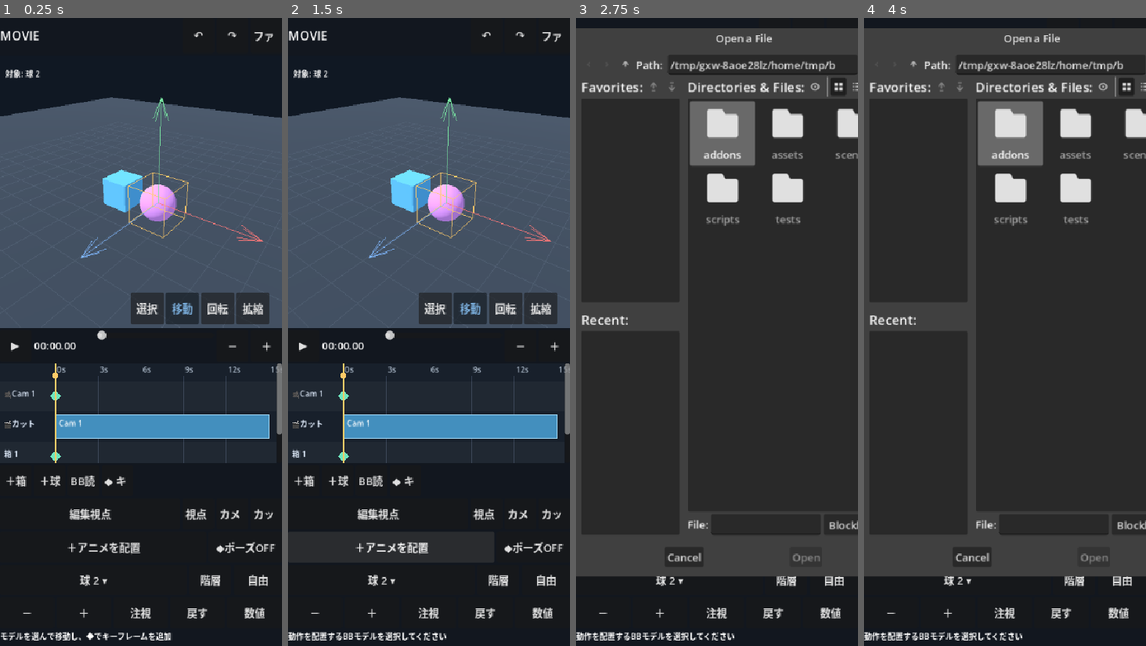
Above: before the commit, frames 1-4 (left to right).
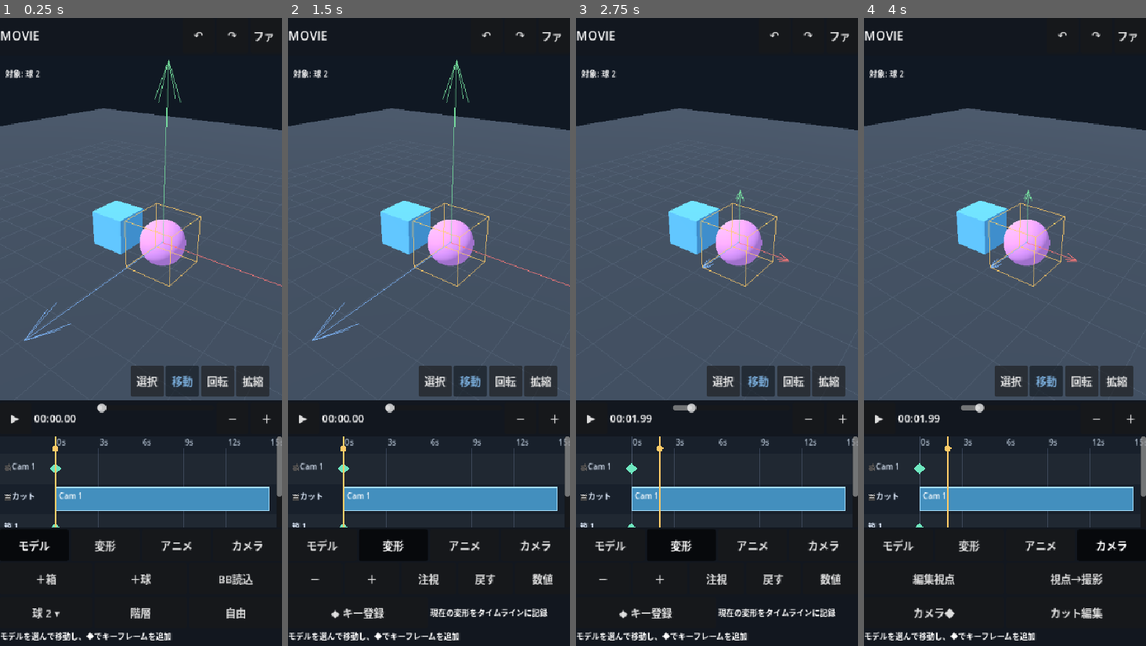
Above: after the commit, the same moments.

Repository: shejklgaia-png/movie_creater
Game: Godot game, scene res://scenes/editor.tscn
Same seed, same stepped clock (60 frames per second), same inputs: the game is played once before the commit and once after it.
Inputs (mouse positions are in pixels of both pictures, inside the frame that each line leads up to):
- Up to frame 1 (0.25 s): no input
- Up to frame 2 (1.5 s): click (321, 545) at 0.5 s, where only the run after the commit has a clickable "モデル"; click (392, 545) at 1.25 s, where only the run after the commit has a clickable "変形"
- Up to frame 3 (2.75 s): click (660, 482) at 2 s, where only the run before the commit has a clickable "BB読込"
- Up to frame 4 (4 s): click (1041, 545) at 2.75 s, where only the run after the commit has a clickable "アニメ"; click (1112, 545) at 3.5 s, where only the run after the commit has a clickable "カメラ"

The runs differ from the first frame. In frame 1, 27% of the frame differs, in the area x 0-100%, y 6-96%; in frame 2, 29%; in frame 3, 71%, in the area x 0-100%, y 1-100%; in frame 4, 70%.

Commit message:
縦画面UIを4カテゴリに整理して操作欄のはみ出しを解消 (#22)
* Group portrait editor actions by model, transform, animation and camera tabs

* Cover all portrait categories at 320, 360 and 432 pixel widths

Diff:
--- a/scripts/editor.gd
+++ b/scripts/editor.gd
@@ -64,6 +64,10 @@
 var is_project_loading := false
 var tl_zoom_buttons: Array[Button] = []
 var tl_zoom_label: Label
+# A single compact, two-row action panel is visible at a time on phones.
+var category_pages: Dictionary = {}
+var category_buttons: Dictionary = {}
+var active_category := "モデル"
 var bb_assets: Dictionary = {}
 var picker_overlay: Control
 var picker_list: VBoxContainer
@@ -158,7 +162,7 @@
 
     preview_panel = Control.new()
     preview_panel.size_flags_vertical = Control.SIZE_EXPAND_FILL
-    preview_panel.custom_minimum_size = Vector2(0, 230)
+    preview_panel.custom_minimum_size = Vector2(0, 180)
     layout.add_child(preview_panel)
     preview_box = SubViewportContainer.new()
     preview_box.stretch = true
@@ -237,7 +241,7 @@
     _make_button(playback, "＋", func(): _change_timeline_zoom(1))
 
     timeline_scroll = ScrollContainer.new()
-    timeline_scroll.custom_minimum_size = Vector2(0, 152)
+    timeline_scroll.custom_minimum_size = Vector2(0, 140)
     timeline_scroll.size_flags_horizontal = Control.SIZE_EXPAND_FILL
     timeline_scroll.horizontal_scroll_mode = ScrollContainer.SCROLL_MODE_DISABLED
     dock.add_child(timeline_scroll)
@@ -250,45 +254,49 @@
     timeline.clip_dragged.connect(_timeline_bar_dragged)
     timeline.vertical_pan_requested.connect(_timeline_vertical_pan)
 
-    var add_row := HBoxContainer.new()
-    dock.add_child(add_row)
-    _make_button(add_row, "＋箱", func(): _add_object("box"))
-    _make_button(add_row, "＋球", func(): _add_object("sphere"))
-    _make_button(add_row, "BB読込", _choose_bbmodel)
-    _make_button(add_row, "◆ キー登録", _insert_key)
-    var camera_row := HBoxContainer.new()
-    dock.add_child(camera_row)
-    camera_view_button = _make_button(camera_row, "編集視点", _toggle_camera_view)
-    camera_view_button.size_flags_horizontal = Control.SIZE_EXPAND_FILL
-    _make_button(camera_row, "視点→撮影", _copy_editor_to_shot)
-    _make_button(camera_row, "カメラ◆", _insert_camera_key)
-    _make_button(camera_row, "カット", _open_camera_menu)
-    var motion_row := HBoxContainer.new()
-    dock.add_child(motion_row)
-    motion_button = _make_button(motion_row, "＋アニメを配置", _open_motion_picker)
-    motion_button.size_flags_horizontal = Control.SIZE_EXPAND_FILL
-    motion_button.clip_text = true
-    motion_button.custom_minimum_size.x = 0
-    motion_button.tooltip_text = "読み込んだモデルのアニメーションを切り替え"
-    pose_record_button = _make_button(motion_row, "◆ポーズOFF", _toggle_pose_record)
-    pose_record_button.custom_minimum_size = Vector2(112, 48)
-    pose_record_button.clip_text = true
-    pose_record_button.tooltip_text = "ON: 選択関節の操作を現在時刻にキーフレーム記録"
-
-    var properties := HBoxContainer.new()
-    dock.add_child(properties)
-    selection = _make_button(properties, "モデル選択 ▾", _toggle_picker)
-    selection.size_flags_horizontal = Control.SIZE_EXPAND_FILL
-    selection.clip_text = true
-    selection.custom_minimum_size = Vector2(98, 46)
-    part_picker_button = _make_button(properties, "階層", _open_part_picker)
-    part_picker_button.custom_minimum_size = Vector2(64, 46)
-    axis_option = _make_button(properties, "自由", _cycle_axis)
-    axis_option.custom_minimum_size = Vector2(74, 46)
-    axis_option.clip_text = true
-
-    var nudge_row := HBoxContainer.new()
-    dock.add_child(nudge_row)
+    # Four bounded categories replace five permanently stacked toolbar rows.
+    # Buttons remain 48px high; only one page consumes vertical space.
+    var category_nav := HBoxContainer.new()
+    category_nav.add_theme_constant_override("separation", 4)
+    dock.add_child(category_nav)
+    var category_stack := VBoxContainer.new()
+    category_stack.name = "CategoryContent"
+    category_stack.custom_minimum_size = Vector2(0, 100)
+    category_stack.size_flags_horizontal = Control.SIZE_EXPAND_FILL
+    category_stack.add_theme_constant_override("separation", 0)
+    dock.add_child(category_stack)
+    for category in ["モデル", "変形", "アニメ", "カメラ"]:
+        var nav_button := _make_button(category_nav, category, _select_category.bind(category))
+        nav_button.size_flags_horizontal = Control.SIZE_EXPAND_FILL
+        nav_button.custom_minimum_size = Vector2(0, 48)
+        nav_button.toggle_mode = true
+        nav_button.focus_mode = Control.FOCUS_NONE
+        category_buttons[category] = nav_button
+        var page := VBoxContainer.new()
+        page.name = category
+        page.size_flags_horizontal = Control.SIZE_EXPAND_FILL
+        page.add_theme_constant_override("separation", 4)
+        category_stack.add_child(page)
+        category_pages[category] = page
+
+    # Model: creating/importing objects, selecting a model, and choosing joints.
+    var model_page: VBoxContainer = category_pages["モデル"]
+    var add_row := _category_row(model_page)
+    _category_action(add_row, "＋箱", func(): _add_object("box"))
+    _category_action(add_row, "＋球", func(): _add_object("sphere"))
+    _category_action(add_row, "BB読込", _choose_bbmodel)
+    var properties := _category_row(model_page)
+    selection = _category_action(properties, "モデル選択 ▾", _toggle_picker)
+    selection.custom_minimum_size.x = 98
+    part_picker_button = _category_action(properties, "階層", _open_part_picker)
+    part_picker_button.custom_minimum_size.x = 64
+    axis_option = _category_action(properties, "自由", _cycle_axis)
+    axis_option.custom_minimum_size.x = 74
+
+    # Transform: position/rotation/scale tools stay overlaid on the preview.
+    # The numeric and keyframe actions live together in this category.
+    var transform_page: VBoxContainer = category_pages["変形"]
+    var nudge_row := _category_row(transform_page)
     for action in [
         {"text":"－", "call":func(): _nudge(-1.0)},
         {"text":"＋", "call":func(): _nudge(1.0)},
@@ -296,9 +304,42 @@
         {"text":"戻す", "call":_reset_selected_transform},
         {"text":"数値", "call":_open_transform_inspector}
     ]:
-        var button := _make_button(nudge_row, str(action["text"]), action["call"])
-        button.size_flags_horizontal = Control.SIZE_EXPAND_FILL
-        button.custom_minimum_size.x = 0
+        _category_action(nudge_row, str(action["text"]), action["call"])
+    var key_row := _category_row(transform_page)
+    _category_action(key_row, "◆ キー登録", _insert_key)
+    var key_hint := Label.new()
+    key_hint.text = "現在の変形をタイムラインに記録"
+    key_hint.clip_text = true
+    key_hint.size_flags_horizontal = Control.SIZE_EXPAND_FILL
+    key_hint.vertical_alignment = VERTICAL_ALIGNMENT_CENTER
+    key_hint.add_theme_font_size_override("font_size", 12)
+    key_row.add_child(key_hint)
+
+    # Animation: clips and partial-joint pose capture.
+    var animation_page: VBoxContainer = category_pages["アニメ"]
+    var motion_row := _category_row(animation_page)
+    motion_button = _category_action(motion_row, "＋アニメ配置", _open_motion_picker)
+    motion_button.tooltip_text = "読み込んだモデルのアニメーションをタイムラインに追加"
+    pose_record_button = _category_action(motion_row, "◆ポーズOFF", _toggle_pose_record)
+    pose_record_button.tooltip_text = "ON: 選択関節の操作を現在時刻にキーフレーム記録"
+    var animation_hint := Label.new()
+    animation_hint.text = "バーをタップして再生範囲・使用関節を編集"
+    animation_hint.clip_text = true
+    animation_hint.size_flags_horizontal = Control.SIZE_EXPAND_FILL
+    animation_hint.custom_minimum_size.y = 48
+    animation_hint.vertical_alignment = VERTICAL_ALIGNMENT_CENTER
+    animation_hint.add_theme_font_size_override("font_size", 12)
+    animation_page.add_child(animation_hint)
+
+    # Camera: view control on one row, cut/key editing on the next.
+    var camera_page: VBoxContainer = category_pages["カメラ"]
+    var camera_view_row := _category_row(camera_page)
+    camera_view_button = _category_action(camera_view_row, "編集視点", _toggle_camera_view)
+    _category_action(camera_view_row, "視点→撮影", _copy_editor_to_shot)
+    var camera_key_row := _category_row(camera_page)
+    _category_action(camera_key_row, "カメラ◆", _insert_camera_key)
+    _category_action(camera_key_row, "カット編集", _open_camera_menu)
+    _select_category("モデル")
 
     status_label = Label.new()
     status_label.custom_minimum_size = Vector2(0, 24)
@@ -317,6 +358,29 @@
     autosave_timer.wait_time = 20.0
     autosave_timer.timeout.connect(_autosave_project)
     add_child(autosave_timer)
+
+func _category_row(page: Control) -> HBoxContainer:
+    var row := HBoxContainer.new()
+    row.size_flags_horizontal = Control.SIZE_EXPAND_FILL
+    row.add_theme_constant_override("separation", 4)
+    page.add_child(row)
+    return row
+
+func _category_action(row: Control, title: String, action: Callable) -> Button:
+    var button := _make_button(row, title, action)
+    button.size_flags_horizontal = Control.SIZE_EXPAND_FILL
+    button.custom_minimum_size = Vector2(0, 48)
+    button.clip_text = true
+    button.focus_mode = Control.FOCUS_NONE
+    return button
+
+func _select_category(category: String) -> void:
+    if not category_pages.has(category):
+        return
+    active_category = category
+    for key in category_pages:
+        (category_pages[key] as Control).visible = key == category
+        (category_buttons[key] as Button).set_pressed_no_signal(key == category)
 
 func _change_timeline_zoom(direction: int) -> void:
     if timeline == null:
--- a/tests/test_ux_fixes.gd
+++ b/tests/test_ux_fixes.gd
@@ -38,6 +38,50 @@
         if rect.size.x < 44.0 or rect.size.y < 44.0:
             _fail("Touch target smaller than 44px: %s, rect %s" % [button.text, str(rect)])
             return
+
+    # Each action category must stay on screen, not just the startup page.
+    var category_pages: Dictionary = editor.get("category_pages")
+    var category_buttons: Dictionary = editor.get("category_buttons")
+    if category_pages.size() != 4 or category_buttons.size() != 4:
+        _fail("Expected four compact editing categories")
+        return
+    for canvas in [Vector2(320, 640), Vector2(360, 800), Vector2(432, 960)]:
+        editor.size = canvas
+        await process_frame
+        await process_frame
+        for category in ["モデル", "変形", "アニメ", "カメラ"]:
+            editor.call("_select_category", category)
+            await process_frame
+            if not (category_pages[category] as Control).visible:
+                _fail("Active category did not become visible: " + category)
+                return
+            var visible_count := 0
+            for other in category_pages:
+                if (category_pages[other] as Control).visible:
+                    visible_count += 1
+            if visible_count != 1:
+                _fail("Multiple editing categories take up space")
+                return
+            if not (category_buttons[category] as Button).button_pressed:
+                _fail("Active category tab is not visibly selected: " + category)
+                return
+            var category_visible_buttons: Array[Button] = []
+            _collect_buttons(editor, category_visible_buttons)
+            for visible_button in category_visible_buttons:
+                var bounds := visible_button.get_global_rect()
+                if bounds.position.x < -1.0 or bounds.end.x > canvas.x + 1.0:
+                    _fail("Category %s has horizontal overflow at %s: %s, %s" % [category, str(canvas), visible_button.text, str(bounds)])
+                    return
+                if bounds.position.y < -1.0 or bounds.end.y > canvas.y + 1.0:
+                    _fail("Category %s is vertically clipped at %s: %s, %s" % [category, str(canvas), visible_button.text, str(bounds)])
+                    return
+                if bounds.size.x < 44.0 or bounds.size.y < 44.0:
+                    _fail("Category %s has too-small touch target: %s, %s" % [category, visible_button.text, str(bounds)])
+                    return
+    editor.size = Vector2(360, 800)
+    editor.call("_select_category", "モデル")
+    await process_frame
+    await process_frame
 
     var source := FileAccess.get_file_as_string("res://tests/fixtures/free_mesh_5.bbmodel")
     if not editor.call("_import_bbmodel_text", source, "UI Fixture"):
